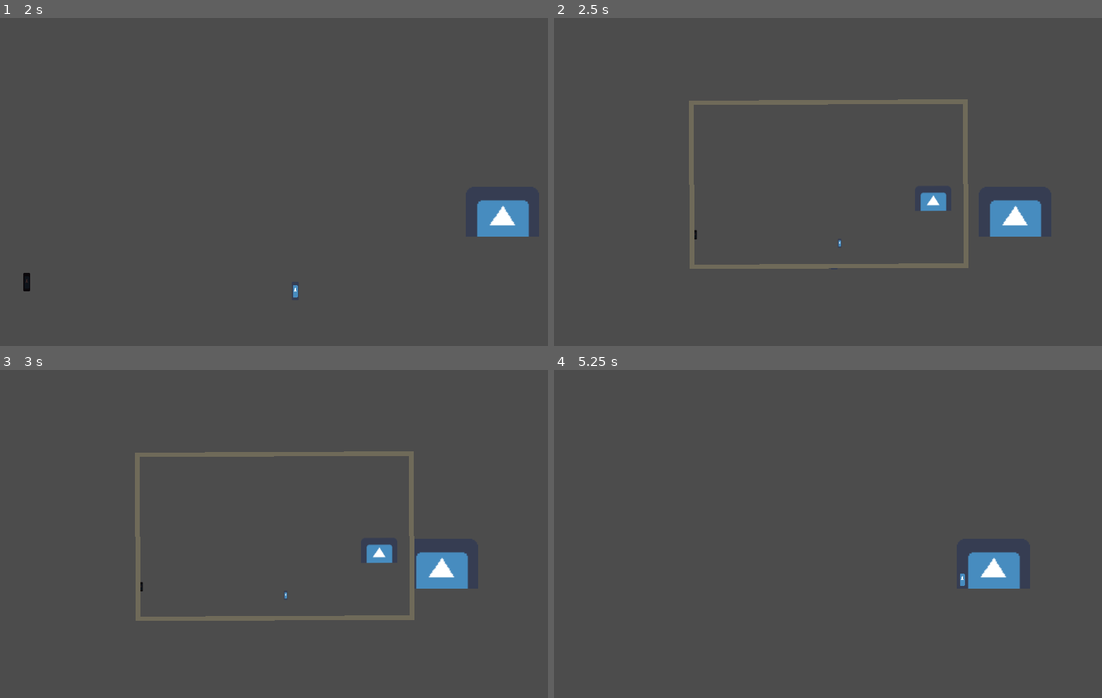
Above: before the commit, frames 1-4 (two rows, left to right).
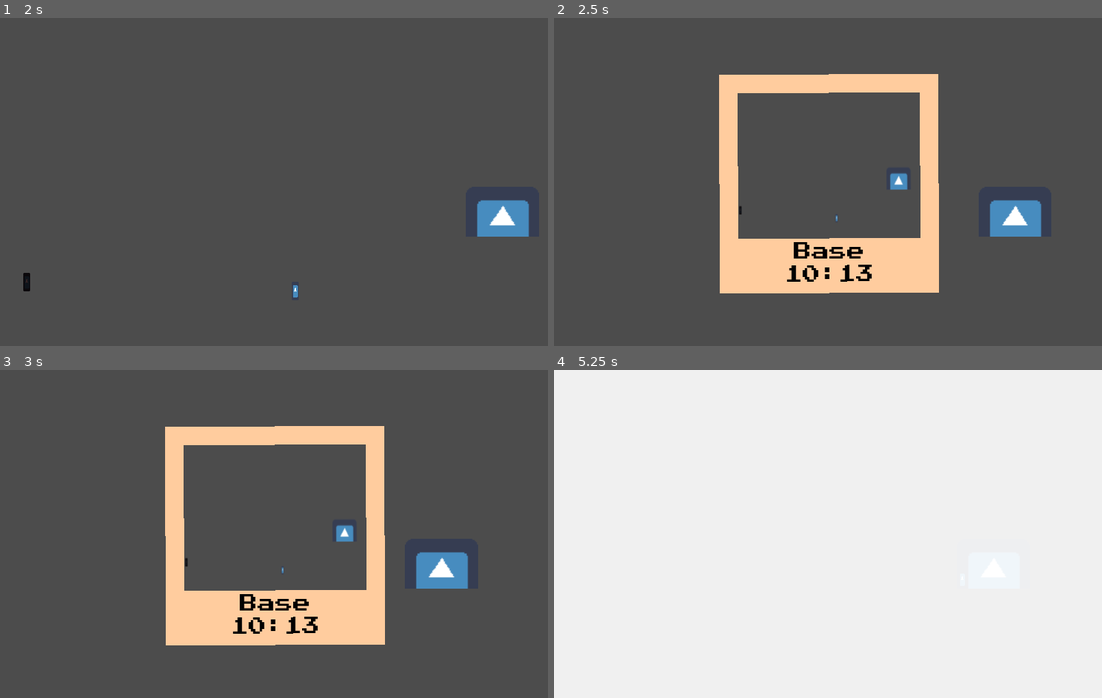
Above: after the commit, the same moments.

Repository: UHSGDC/Photographers-Hike
Game: Godot game, scene res://Game.tscn
Two runs of this game, one before a commit and one after it. Both use one fixed random seed, a clock stepped at 60 frames per second and the inputs below. The engine's default icon, where the game draws it, is replaced by a stand-in: a white triangle on a blue panel in a dark square.
Inputs (mouse positions are in pixels of both pictures, inside the frame that each line leads up to):
- Up to frame 1 (2 s): click "Play" at 0.5 s; tap Enter (ui_accept) at 1.25 s; move the mouse to (394, 165) at 1.27 s; hold D (right) from 1.28 s (still down); hold Ctrl (interact) from 1.28 s (still down); click (394, 165) at 1.42 s; tap Space (jump) at 1.52 s
- Up to frame 2 (2.5 s): keep holding D (right); move the mouse to (718, 198) at 2.02 s; release Ctrl (interact) at 2.03 s; tap C (take_picture) at 2.1 s; tap Space (jump) at 2.27 s
- Up to frame 3 (3 s): move the mouse to (328, 461) at 2.77 s; release D (right) at 2.78 s; hold A (left) from 2.78 s (still down); hold Ctrl (interact) from 2.78 s (still down)
- Up to frame 4 (5.25 s): move the mouse to (800, 599) at 3.52 s; release A (left) at 3.53 s; release Ctrl (interact) at 3.53 s; hold D (right) 3.53-5.03 s; tap C (take_picture) at 3.6, 5.1 s; click (800, 599) at 3.67 s; tap Space (jump) at 3.77, 4.52 s; move the mouse to (992, 583) at 4.27 s; hold Ctrl (interact) 4.28-5.03 s; move the mouse to (663, 484) at 5.02 s; hold A (left) from 5.03 s (still down)

Frame 1 is identical in both runs. In frame 2, 14% of the frame differs, in the area x 24-76%, y 17-84%; in frame 3, 14%; in frame 4, 100%, in the area x 0-100%, y 0-100%.

Commit message:
Added levels to pictures
Also made camera and album picture the same

Diff:
--- a/PhotographersHike/Interactables/Sign/Sign.gd
+++ b/PhotographersHike/Interactables/Sign/Sign.gd
@@ -100,6 +100,6 @@
 		jump_cast.queue_free()
 		jump_cast = null
 
-		yield(get_tree().create_timer(0.5), "timeout")
+		yield(get_tree().create_timer(0.7), "timeout")
 		player.in_cutscene = false
 		Global.camera_item.display_and_store_image(picture_texture.get_data())
--- a/PhotographersHike/Menus/AlbumMenu.gd
+++ b/PhotographersHike/Menus/AlbumMenu.gd
@@ -19,6 +19,12 @@
 		create_album_picture(picture_textures[i], picture_times[i], picture_levels[i])
 
 
+	if picture_textures.size() == 1:
+		$PictureCount.text = "1 Picture"
+	else:
+		$PictureCount.text = str(picture_textures.size()) + " Pictures"
+
+
 func create_album_picture(texture: Texture, time: String, level: String) -> void:
 	var album_picture = album_picture_scene.instance()
 	album_picture.set_picture_texture(texture)
--- a/PhotographersHike/Menus/AlbumPicture.tscn
+++ b/PhotographersHike/Menus/AlbumPicture.tscn
@@ -36,7 +36,7 @@
 anchor_right = 0.5
 anchor_bottom = 1.0
 margin_left = -24.0
-margin_top = -21.0
+margin_top = -22.0
 margin_right = 24.0
 margin_bottom = -1.0
 custom_colors/font_color = Color( 0, 0, 0, 1 )
--- a/PhotographersHike/Photography/CameraItem.gd
+++ b/PhotographersHike/Photography/CameraItem.gd
@@ -4,7 +4,7 @@
 
 signal close_picture
 
-onready var captured_image = $CanvasLayer/CapturedImage
+onready var picture_node = $CanvasLayer/AlbumPicture
 
 var picture_textures: Array setget ,get_picture_textures
 var picture_times: PoolStringArray setget ,get_picture_times
@@ -12,14 +12,14 @@
 
 var can_take_picture: bool = true
 
-var center: Vector2
+var picture_center: Vector2
 
 var Rng: RandomNumberGenerator
 
 
 func _ready() -> void:
 	Global.camera_item = self
-	center = captured_image.rect_position
+	picture_center = picture_node.rect_position
 	Rng = RandomNumberGenerator.new()
 	Rng.randomize()
 
@@ -45,13 +45,10 @@
 	# Set the texture to the captured image node.
 	var texture = ImageTexture.new()
 	texture.create_from_image(image)
-	captured_image.set_texture(texture)
 	randomize_image_rotation()
 	randomize_image_position()
 
-
-	picture_textures.append(texture)
-	picture_levels.append(Global.current_level)
+	var level = Global.current_level
 
 	var time_dictionary: Dictionary = Time.get_time_dict_from_system()
 
@@ -63,7 +60,16 @@
 
 	var time_string: String = str(wrapi(time_dictionary["hour"], 1, 13)) + ":" + minute_string
 
+	picture_node.set_picture_texture(texture)
+	picture_node.set_level_label_text(level)
+	picture_node.set_time_label_text(time_string)
+
+	picture_textures.append(texture)
+	picture_levels.append(level)
 	picture_times.append(time_string)
+
+
+
 
 
 	can_take_picture = false
@@ -73,11 +79,11 @@
 
 
 func randomize_image_rotation() -> void:
-	captured_image.rect_rotation = Rng.randf_range(-5, 5)
+	picture_node.rect_rotation = Rng.randf_range(-5, 5)
 
 
 func randomize_image_position() -> void:
-	captured_image.rect_position = center + Vector2(Rng.randf_range(-5, 5), Rng.randf_range(-5, 5))
+	picture_node.rect_position = picture_center + Vector2(Rng.randf_range(-5, 5), Rng.randf_range(-5, 5))
 
 
 func get_picture_textures() -> Array:
--- a/PhotographersHike/Photography/CameraItem.tscn
+++ b/PhotographersHike/Photography/CameraItem.tscn
@@ -1,13 +1,20 @@
-[gd_scene load_steps=5 format=2]
+[gd_scene load_steps=8 format=2]
 
 [ext_resource path="res://Photography/CameraItem.gd" type="Script" id=1]
-[ext_resource path="res://icon.png" type="Texture" id=2]
+[ext_resource path="res://Menus/AlbumPicture.tscn" type="PackedScene" id=2]
+[ext_resource path="res://Fonts/PressStart2P-Regular.ttf" type="DynamicFontData" id=3]
+
+[sub_resource type="DynamicFont" id=3]
+font_data = ExtResource( 3 )
+
+[sub_resource type="DynamicFont" id=4]
+font_data = ExtResource( 3 )
 
 [sub_resource type="Animation" id=2]
 resource_name = "RESET"
 length = 0.001
 tracks/0/type = "value"
-tracks/0/path = NodePath("CanvasLayer/CapturedImage:modulate")
+tracks/0/path = NodePath("CanvasLayer/Flash:modulate")
 tracks/0/interp = 1
 tracks/0/loop_wrap = true
 tracks/0/imported = false
@@ -19,7 +26,7 @@
 "values": [ Color( 1, 1, 1, 0 ) ]
 }
 tracks/1/type = "value"
-tracks/1/path = NodePath("CanvasLayer/Flash:modulate")
+tracks/1/path = NodePath("CanvasLayer/AlbumPicture:modulate")
 tracks/1/interp = 1
 tracks/1/loop_wrap = true
 tracks/1/imported = false
@@ -33,7 +40,7 @@
 
 [sub_resource type="Animation" id=1]
 resource_name = "take_picture"
-length = 3.0
+length = 2.5
 tracks/0/type = "audio"
 tracks/0/path = NodePath("CameraSound")
 tracks/0/interp = 1
@@ -48,40 +55,40 @@
 } ],
 "times": PoolRealArray( 0 )
 }
-tracks/1/type = "value"
-tracks/1/path = NodePath("CanvasLayer/CapturedImage:modulate")
+tracks/1/type = "method"
+tracks/1/path = NodePath(".")
 tracks/1/interp = 1
 tracks/1/loop_wrap = true
 tracks/1/imported = false
 tracks/1/enabled = true
 tracks/1/keys = {
-"times": PoolRealArray( 0, 0.1, 0.3, 2, 3 ),
-"transitions": PoolRealArray( 1, 1, 1, 1, 1 ),
-"update": 0,
-"values": [ Color( 1, 1, 1, 0 ), Color( 1, 1, 1, 0 ), Color( 1, 1, 1, 1 ), Color( 1, 1, 1, 1 ), Color( 1, 1, 1, 0 ) ]
+"times": PoolRealArray(  ),
+"transitions": PoolRealArray(  ),
+"values": [  ]
 }
-tracks/2/type = "method"
-tracks/2/path = NodePath(".")
+tracks/2/type = "value"
+tracks/2/path = NodePath("CanvasLayer/Flash:modulate")
 tracks/2/interp = 1
 tracks/2/loop_wrap = true
 tracks/2/imported = false
 tracks/2/enabled = true
 tracks/2/keys = {
-"times": PoolRealArray(  ),
-"transitions": PoolRealArray(  ),
-"values": [  ]
+"times": PoolRealArray( 0, 0.1, 0.3 ),
+"transitions": PoolRealArray( 1, 1, 1 ),
+"update": 0,
+"values": [ Color( 1, 1, 1, 0 ), Color( 1, 1, 1, 1 ), Color( 1, 1, 1, 0 ) ]
 }
 tracks/3/type = "value"
-tracks/3/path = NodePath("CanvasLayer/Flash:modulate")
+tracks/3/path = NodePath("CanvasLayer/AlbumPicture:modulate")
 tracks/3/interp = 1
 tracks/3/loop_wrap = true
 tracks/3/imported = false
 tracks/3/enabled = true
 tracks/3/keys = {
-"times": PoolRealArray( 0, 0.1, 0.3 ),
-"transitions": PoolRealArray( 1, 1, 1 ),
+"times": PoolRealArray( 0.2, 0.3, 1.5, 2.5 ),
+"transitions": PoolRealArray( 1, 1, 1, 1 ),
 "update": 0,
-"values": [ Color( 1, 1, 1, 0 ), Color( 1, 1, 1, 1 ), Color( 1, 1, 1, 0 ) ]
+"values": [ Color( 1, 1, 1, 0 ), Color( 1, 1, 1, 1 ), Color( 1, 1, 1, 1 ), Color( 1, 1, 1, 0 ) ]
 }
 
 [node name="CameraItem" type="Node"]
@@ -89,28 +96,30 @@
 
 [node name="CanvasLayer" type="CanvasLayer" parent="."]
 
-[node name="CapturedImage" type="TextureRect" parent="CanvasLayer"]
+[node name="AlbumPicture" parent="CanvasLayer" instance=ExtResource( 2 )]
 modulate = Color( 1, 1, 1, 0 )
 anchor_left = 0.5
 anchor_top = 0.5
 anchor_right = 0.5
 anchor_bottom = 0.5
-margin_left = -120.0
-margin_top = -72.0
-margin_right = 120.0
-margin_bottom = 72.0
-rect_min_size = Vector2( 240, 144 )
-rect_pivot_offset = Vector2( 120, 72 )
-texture = ExtResource( 2 )
-expand = true
-stretch_mode = 1
+margin_left = -96.0
+margin_top = -96.0
+rect_min_size = Vector2( 192, 192 )
 
-[node name="ReferenceRect" type="ReferenceRect" parent="CanvasLayer/CapturedImage"]
-margin_right = 240.0
-margin_bottom = 144.0
-border_color = Color( 0.435294, 0.415686, 0.34902, 1 )
-border_width = 4.0
-editor_only = false
+[node name="LevelLabel" parent="CanvasLayer/AlbumPicture" index="1"]
+anchor_top = 0.5
+anchor_bottom = 0.5
+margin_left = -48.0
+margin_top = 52.0
+margin_right = 48.0
+margin_bottom = 96.0
+custom_fonts/font = SubResource( 3 )
+
+[node name="TimeLabel" parent="CanvasLayer/AlbumPicture" index="2"]
+margin_left = -56.0
+margin_top = -24.0
+margin_right = 56.0
+custom_fonts/font = SubResource( 4 )
 
 [node name="Flash" type="ColorRect" parent="CanvasLayer"]
 modulate = Color( 1, 1, 1, 0 )
@@ -122,3 +131,5 @@
 anims/take_picture = SubResource( 1 )
 
 [node name="CameraSound" type="AudioStreamPlayer" parent="."]
+
+[editable path="CanvasLayer/AlbumPicture"]
